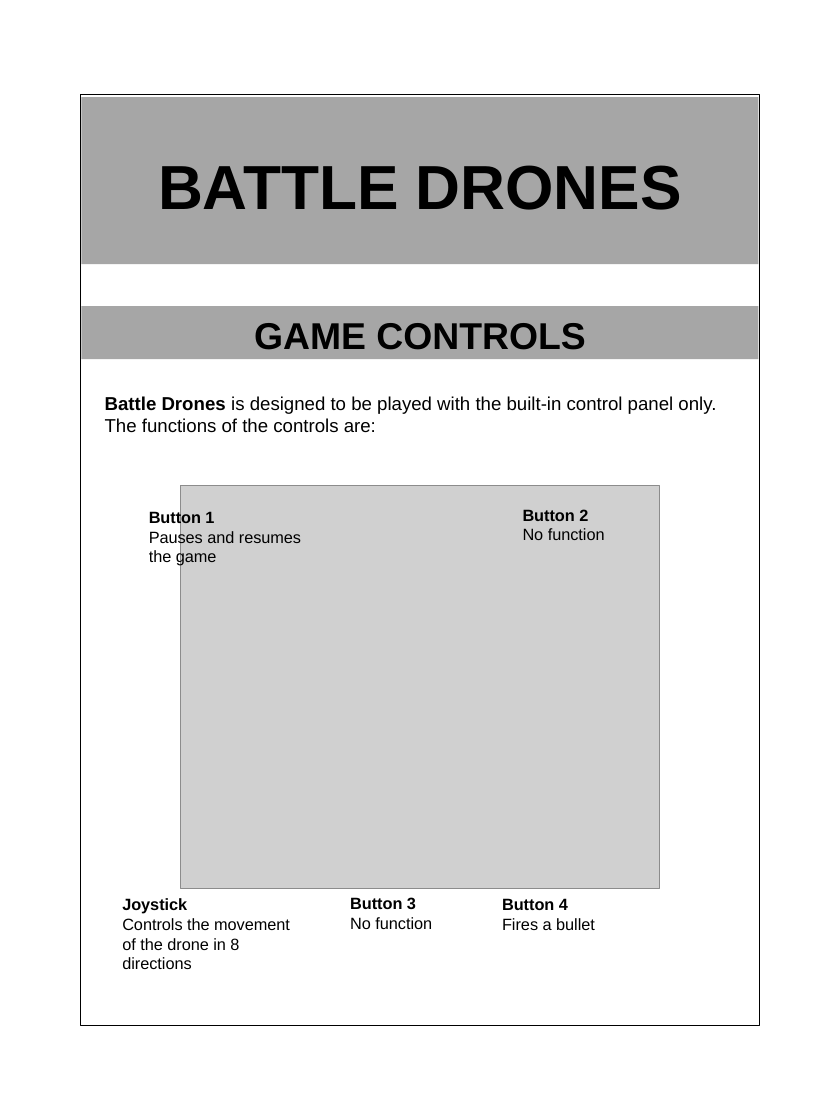
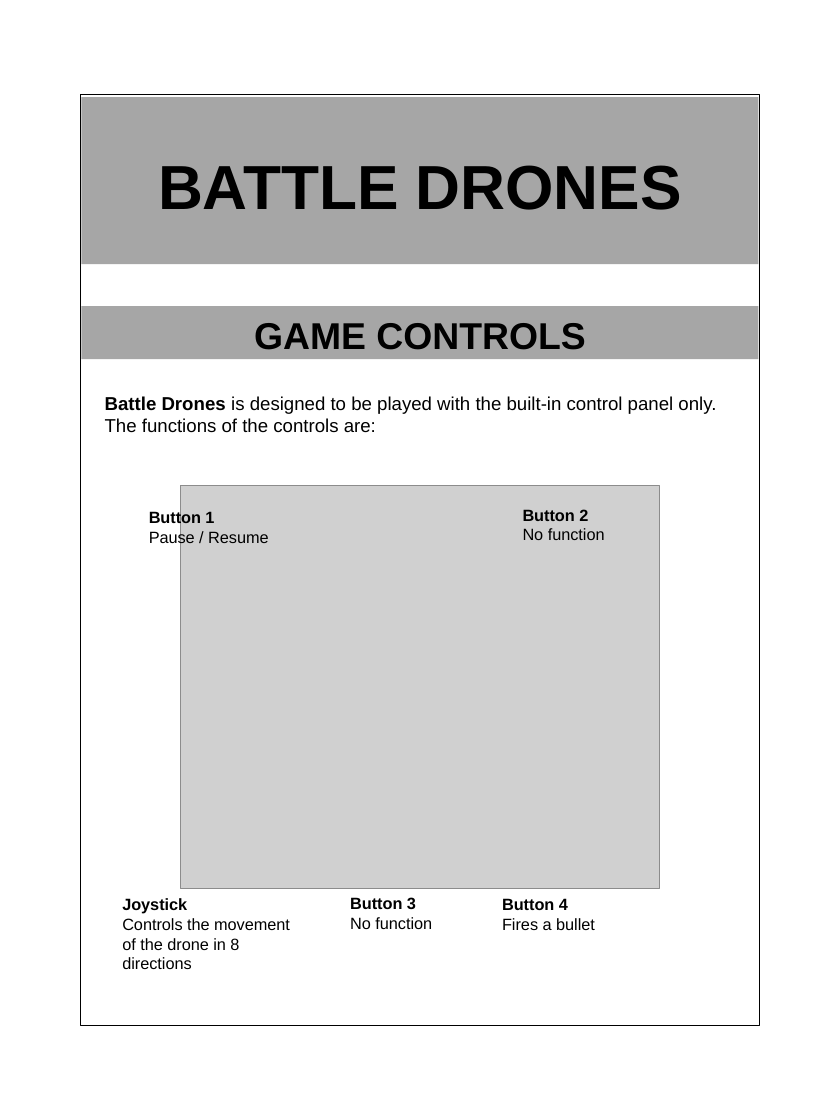
Before and after one commit to atonella/Battle_Drones, a slide deck: slide 2 of manual/manual_template.pptx. Drawn at 840x1120 pixels with LibreOffice and Linux fonts; fonts in the diff are those of the drawing; grey boxes stand for pictures. Boxes give left, top, right and bottom in pixels: in the first picture for what was removed or moved away, otherwise in the second. Text is boxed around its words. In the diff, an @@ line names an element or a change of style, - is before the commit and + after.

```diff
--- a/manual/manual_template.pptx
+++ b/manual/manual_template.pptx
@@ text at (149, 529, 268, 546): text changed @@
-Pauses and resumes the game
+Pause / Resume
```
Also in this commit, not shown: 3 other files.
